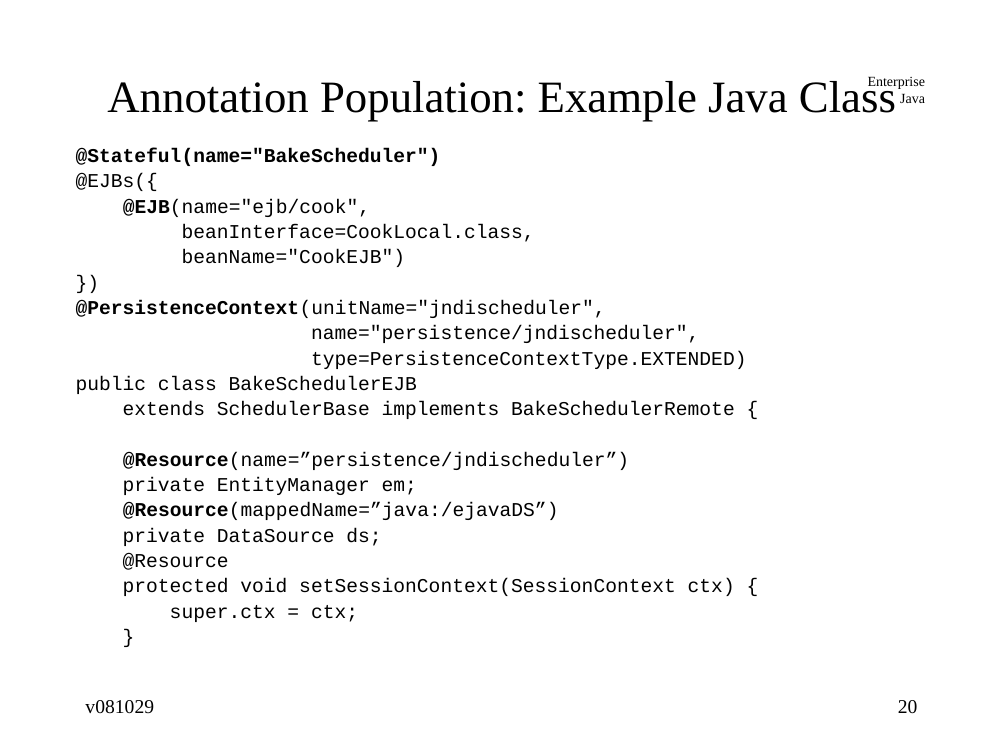
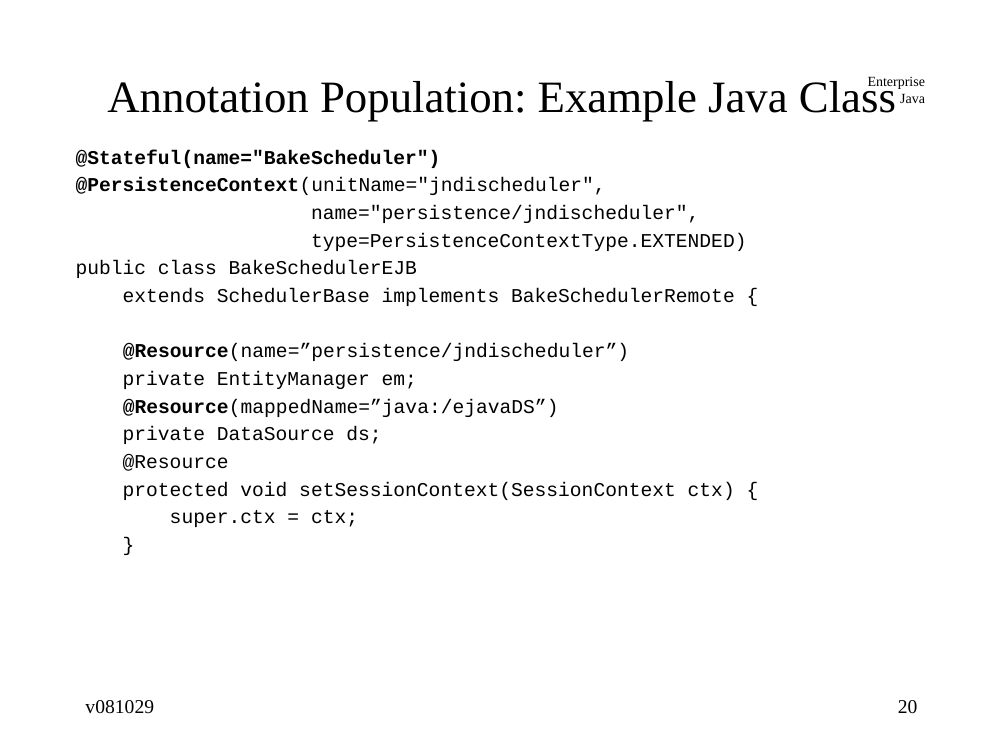
Before and after one commit to jcstaff/ejava-javaee, a slide deck: slide 20 of jndiDemo/src/site/resources/lectures/jndiENC.ppt. Drawn at 1008x756 pixels with LibreOffice and Linux fonts; fonts in the diff are those of the drawing. Boxes give left, top, right and bottom in pixels: in the first picture for what was removed or moved away, otherwise in the second. Text is boxed around its words. In the diff, an @@ line names an element or a change of style, - is before the commit and + after.

```diff
--- a/jndiDemo/src/site/resources/lectures/jndiENC.ppt
+++ b/jndiDemo/src/site/resources/lectures/jndiENC.ppt
@@ text at [76, 173, 535, 267]: paragraphs removed @@
-@EJBs({
-@EJB(name="ejb/cook",
-beanInterface=CookLocal.class,
-beanName="CookEJB")
-})
@@ text "@Stateful(name="BakeScheduler")" at [76, 150, 747, 527]: line spacing 0.6 to 0.7 @@
```
Also in this commit, not shown: 4 other slides changed, 3 other files.
